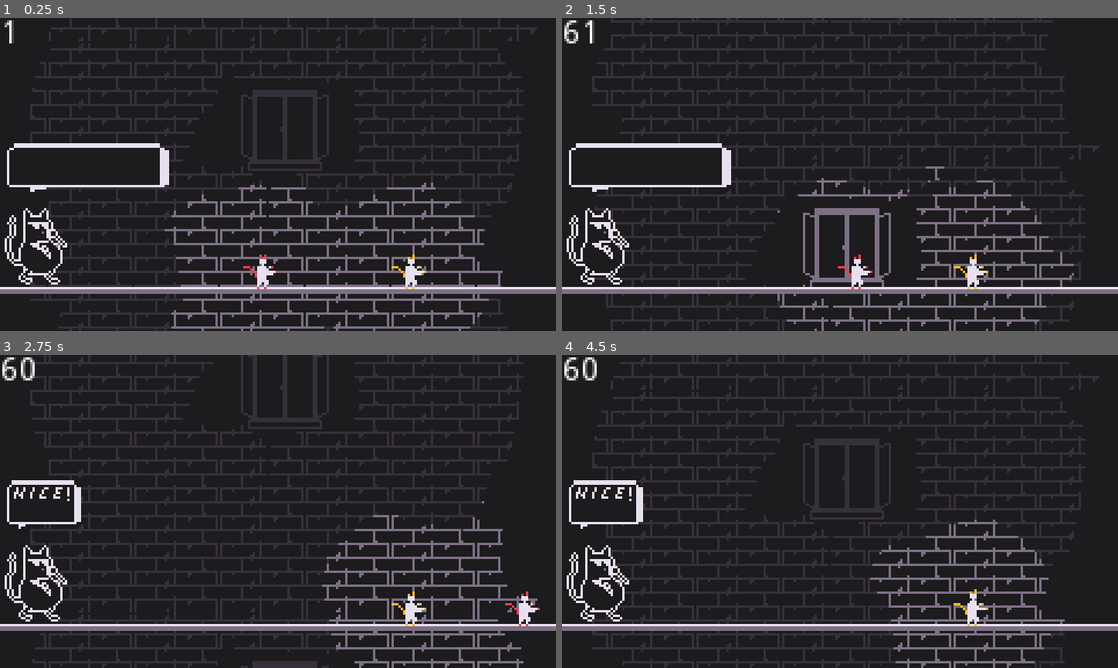
Above: before the commit, frames 1-4 (two rows, left to right).
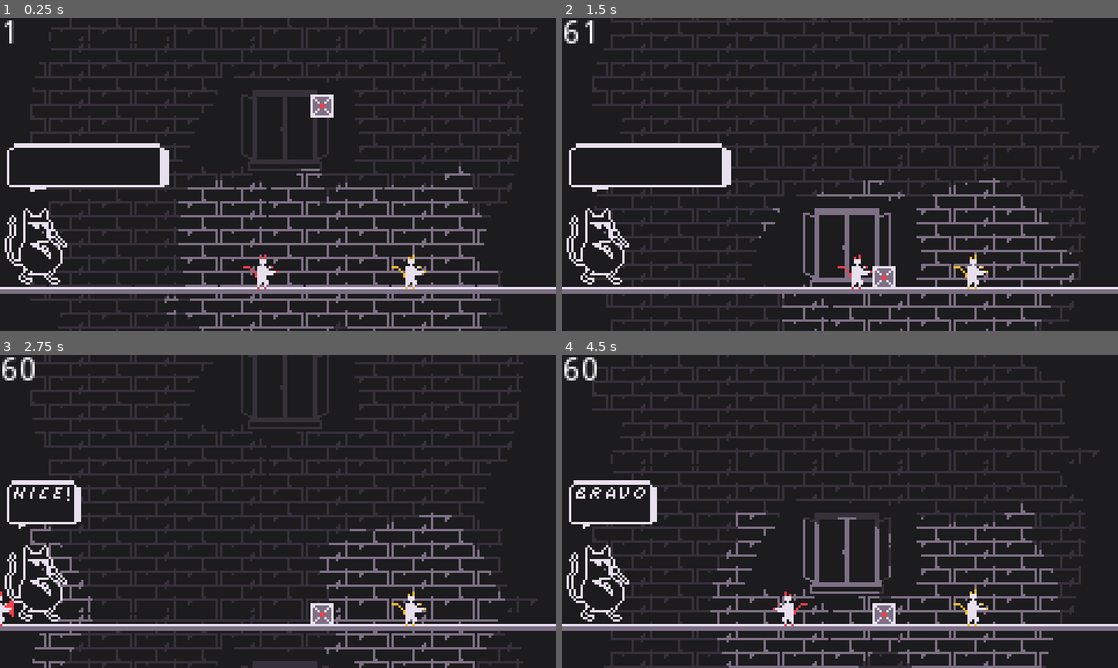
Above: after the commit, the same moments.

Repository: Daxidz/lospecjam01
Game: Godot game, scene res://src/fighter/Main.tscn
Same seed, same stepped clock (60 frames per second), same inputs: the game is played once before the commit and once after it.
Inputs:
- Up to frame 1 (0.25 s): no input
- Up to frame 2 (1.5 s): tap Enter (ui_accept) at 0.5, 0.77 s; hold Y (change_player) 0.53-1.28 s; hold D (ui_right) from 0.53 s (still down); tap Y (change_player) at 1.35 s
- Up to frame 3 (2.75 s): tap Enter (ui_accept) at 1.52 s; release D (ui_right) at 2.03 s; hold A (ui_left) from 2.03 s (still down); hold Y (change_player) from 2.03 s (still down)
- Up to frame 4 (4.5 s): release A (ui_left) at 2.78 s; release Y (change_player) at 2.78 s; hold D (ui_right) 2.78-4.28 s; tap Y (change_player) at 2.85, 4.35 s; tap Enter (ui_accept) at 3.02, 3.77 s; hold Y (change_player) 3.53-4.28 s; hold A (ui_left) from 4.28 s (still down)

The runs differ from the first frame. In frame 1, 1.2% of the frame differs, in the area x 29-91%, y 24-100%; in frame 2, 0.6%; in frame 3, 1.9%; in frame 4, 32%, in the area x 2-97%, y 0-100%.

Commit message:
Box and arrows lel

Diff:
--- a/src/fighter/Fighter.gd
+++ b/src/fighter/Fighter.gd
@@ -11,6 +11,7 @@
 export (int) var gravity = 1100
 var cur_gravity: int = gravity
 export (int) var knocback_speed = 50
+export (int) var hit_power = 50
 
 export (Color) var color
 
@@ -25,6 +26,8 @@
 var friction = base_friction
 export (float, 0, 1.0) var base_acceleration = 0.15
 export var coyote_time: float = 0.07
+
+export var knockback_time: float = 0.5
 
 var can_jump: bool = true
 var is_knockbacked: bool = false
@@ -45,7 +48,7 @@
 	connect("punched", get_tree().get_root().get_node("Main"), "onPunched")
 	connect("dead", get_tree().get_root().get_node("Main"), "onDead")
 
-func get_punched(enemy_pos):
+func get_punched(enemy_pos, knockback_power):
 	var punch_vec = position-enemy_pos
 #	punch_vec = Vector2(1/(punch_vec.x+0.1), 1/(punch_vec.y+0.1))
 #	if enemy_pos.x > position.x:
@@ -53,14 +56,13 @@
 #	else:
 #		velocity.x = knocback_speed
 	var y_rand = rand_range(-20, -10)
-	velocity = punch_vec * knocback_speed
+	velocity = punch_vec * knockback_power
 	velocity.y += y_rand * punch_vec.length()
 
 	print(velocity)
 #
 	is_knockbacked = true
-	friction = base_friction / 2
-	$KnockbackTimer.start()
+	$KnockbackTimer.start(knockback_time)
 	$Particles2D.emitting = true
 
 #	cur_gravity = gravity/2
@@ -138,7 +140,7 @@
 
 func _on_Hitbox_area_entered(area):
 	if area.get_parent() != self:
-		area.get_parent().get_punched(position)
+		area.get_parent().get_punched(position, hit_power)
 
 
 func _on_KnockbackTimer_timeout():
--- a/src/fighter/Fighter.tscn
+++ b/src/fighter/Fighter.tscn
@@ -14,7 +14,7 @@
 shader_param/color = Color( 0.964706, 0.247059, 0.298039, 1 )
 
 [sub_resource type="RectangleShape2D" id=3]
-extents = Vector2( 2.92751, 6.30907 )
+extents = Vector2( 2, 6 )
 
 [sub_resource type="Animation" id=4]
 length = 0.25
@@ -115,7 +115,7 @@
 extents = Vector2( 9.26507, 5.98657 )
 
 [sub_resource type="RectangleShape2D" id=18]
-extents = Vector2( 2.53138, 6.46833 )
+extents = Vector2( 3, 7 )
 
 [sub_resource type="Shader" id=19]
 resource_local_to_scene = true
@@ -144,60 +144,60 @@
 shader_param/target_col = Color( 0.215686, 0.192157, 0.231373, 1 )
 shader_param/replace_col = Color( 0.494118, 0.443137, 0.521569, 1 )
 
+[sub_resource type="AtlasTexture" id=21]
+atlas = ExtResource( 4 )
+region = Rect2( 0, 0, 96, 96 )
+
+[sub_resource type="AtlasTexture" id=22]
+atlas = ExtResource( 4 )
+region = Rect2( 96, 0, 96, 96 )
+
+[sub_resource type="AtlasTexture" id=23]
+atlas = ExtResource( 4 )
+region = Rect2( 0, 0, 96, 96 )
+
+[sub_resource type="AtlasTexture" id=24]
+atlas = ExtResource( 4 )
+region = Rect2( 96, 0, 96, 96 )
+
 [sub_resource type="AtlasTexture" id=25]
 atlas = ExtResource( 4 )
-region = Rect2( 0, 0, 96, 96 )
+region = Rect2( 192, 0, 96, 96 )
 
 [sub_resource type="AtlasTexture" id=26]
 atlas = ExtResource( 4 )
-region = Rect2( 96, 0, 96, 96 )
-
-[sub_resource type="AtlasTexture" id=28]
-atlas = ExtResource( 4 )
-region = Rect2( 0, 0, 96, 96 )
-
-[sub_resource type="AtlasTexture" id=29]
-atlas = ExtResource( 4 )
-region = Rect2( 96, 0, 96, 96 )
-
-[sub_resource type="AtlasTexture" id=30]
-atlas = ExtResource( 4 )
-region = Rect2( 192, 0, 96, 96 )
-
-[sub_resource type="AtlasTexture" id=31]
-atlas = ExtResource( 4 )
 region = Rect2( 288, 0, 96, 96 )
 
-[sub_resource type="AtlasTexture" id=32]
+[sub_resource type="AtlasTexture" id=27]
 atlas = ExtResource( 4 )
 region = Rect2( 384, 0, 96, 96 )
 
-[sub_resource type="SpriteFrames" id=27]
+[sub_resource type="SpriteFrames" id=28]
 animations = [ {
-"frames": [ SubResource( 25 ), SubResource( 26 ), SubResource( 28 ), SubResource( 29 ), SubResource( 30 ), SubResource( 31 ), SubResource( 32 ) ],
+"frames": [ SubResource( 21 ), SubResource( 22 ), SubResource( 23 ), SubResource( 24 ), SubResource( 25 ), SubResource( 26 ), SubResource( 27 ) ],
 "loop": true,
 "name": "default",
 "speed": 10.0
 } ]
 
-[sub_resource type="ShaderMaterial" id=21]
+[sub_resource type="ShaderMaterial" id=29]
 resource_local_to_scene = true
 shader = ExtResource( 3 )
 shader_param/color = Color( 0.396078, 0.0509804, 0.0509804, 1 )
 
-[sub_resource type="Curve" id=22]
+[sub_resource type="Curve" id=30]
 _data = [ Vector2( 0, 1 ), 0.0, 0.0, 0, 0, Vector2( 1, 0.229545 ), 0.0, 0.0, 0, 0 ]
 
-[sub_resource type="CurveTexture" id=23]
-curve = SubResource( 22 )
-
-[sub_resource type="ParticlesMaterial" id=24]
+[sub_resource type="CurveTexture" id=31]
+curve = SubResource( 30 )
+
+[sub_resource type="ParticlesMaterial" id=32]
 flag_disable_z = true
 gravity = Vector3( 0, -10, 0 )
 orbit_velocity = 0.0
 orbit_velocity_random = 0.0
 angle_random = 0.57
-scale_curve = SubResource( 23 )
+scale_curve = SubResource( 31 )
 
 [node name="Fighter" type="KinematicBody2D"]
 material = SubResource( 1 )
@@ -207,6 +207,7 @@
 ko_margin = 30.0
 base_friction = 0.6
 base_acceleration = 0.2
+knockback_time = 0.6
 
 [node name="Sprite" type="Sprite" parent="."]
 material = SubResource( 2 )
@@ -215,8 +216,7 @@
 hframes = 12
 
 [node name="CollisionShape2D" type="CollisionShape2D" parent="."]
-visible = false
-position = Vector2( 0.960491, 1.73498 )
+position = Vector2( 0, 2 )
 shape = SubResource( 3 )
 
 [node name="CoyoteTimer" type="Timer" parent="."]
@@ -255,11 +255,13 @@
 
 [node name="Sprite2" type="AnimatedSprite" parent="."]
 material = SubResource( 20 )
-frames = SubResource( 27 )
+position = Vector2( 2, -1 )
+frames = SubResource( 28 )
+frame = 2
 playing = true
 
 [node name="Particles2D" type="Particles2D" parent="."]
-material = SubResource( 21 )
+material = SubResource( 29 )
 position = Vector2( -1.54339, 4.20923 )
 emitting = false
 amount = 9
--- /dev/null
+++ b/src/fighter/FightersTracker.gd
@@ -0,0 +1,51 @@
+extends Node2D
+
+
+const Arrow = preload("res://src/world/Arrow.tscn")
+onready var viewport_size = get_viewport_rect().size
+
+var margin: int = 5
+
+
+
+func _ready():
+	for f in get_children():
+		var arrow = Arrow.instance()
+#		arrow.material.set_shader_param("color", f.color)
+		get_parent().get_node("OffScreenArrows").add_child(arrow)
+
+func _process(delta):
+	var i = 0
+	var a_visible = false
+	var a_position: Vector2
+	var a_rot: int
+	for f in get_children():
+		a_visible = false
+		var arrow = get_parent().get_node("OffScreenArrows").get_child(i)
+		i += 1
+		if f.position.x > viewport_size.x:
+			a_visible = true
+			a_rot = -90
+			a_position.x = viewport_size.x - margin
+			a_position.y = f.position.y
+		elif f.position.x < 0:
+			a_visible = true
+			a_rot = 90
+			a_position.x = margin
+			a_position.y = f.position.y
+		elif f.position.y < 0:
+			a_visible = true
+			a_rot = 180
+			a_position.x = f.position.x
+			a_position.y = margin
+
+		arrow.visible = a_visible
+		if a_visible:
+			arrow.rotation_degrees = a_rot
+			a_position.x = clamp(a_position.x, margin, viewport_size.x-margin)
+			a_position.y = clamp(a_position.y, margin, viewport_size.y-margin)
+
+			arrow.position = a_position
+
+			print(a_position)
+			arrow.material.set_shader_param("color", f.color)
--- a/src/fighter/Main.tscn
+++ b/src/fighter/Main.tscn
@@ -9,6 +9,8 @@
 [ext_resource path="res://src/fighter/change_col.shader" type="Shader" id=7]
 [ext_resource path="res://src/world/CameraShake.gd" type="Script" id=8]
 [ext_resource path="res://src/fighter/move.shader" type="Shader" id=9]
+[ext_resource path="res://src/world/Box.tscn" type="PackedScene" id=10]
+[ext_resource path="res://src/fighter/FightersTracker.gd" type="Script" id=11]
 
 [sub_resource type="ShaderMaterial" id=1]
 shader = ExtResource( 9 )
@@ -95,7 +97,10 @@
 wait_time = 5.0
 one_shot = true
 
+[node name="OffScreenArrows" type="Node2D" parent="."]
+
 [node name="Fighters" type="Node2D" parent="."]
+script = ExtResource( 11 )
 
 [node name="Fighter" parent="Fighters" instance=ExtResource( 1 )]
 position = Vector2( 113.005, 94.1091 )
@@ -109,7 +114,6 @@
 
 [node name="Sprite2" parent="Fighters/Fighter" index="8"]
 material = SubResource( 5 )
-frame = 6
 
 [node name="Particles2D" parent="Fighters/Fighter" index="9"]
 material = SubResource( 6 )
@@ -133,6 +137,9 @@
 "_edit_use_anchors_": false
 }
 
+[node name="Box" parent="." instance=ExtResource( 10 )]
+position = Vector2( 138.535, 24.277 )
+
 [connection signal="timeout" from="PlatformSpawner/Timer" to="PlatformSpawner" method="_on_Timer_timeout"]
 [connection signal="timeout" from="PauseTimer" to="." method="_on_PauseTimer_timeout"]
 [connection signal="timeout" from="PlatformTimer" to="." method="_on_PlatformTimer_timeout"]
--- /dev/null
+++ b/src/world/Arrow.tscn
@@ -0,0 +1,31 @@
+[gd_scene load_steps=7 format=2]
+
+[ext_resource path="res://src/fighter/change_col.shader" type="Shader" id=1]
+[ext_resource path="res://assets/img/world/arrow.png" type="Texture" id=2]
+
+[sub_resource type="ShaderMaterial" id=1]
+resource_local_to_scene = true
+shader = ExtResource( 1 )
+shader_param/color = null
+
+[sub_resource type="AtlasTexture" id=2]
+atlas = ExtResource( 2 )
+region = Rect2( 0, 0, 8, 8 )
+
+[sub_resource type="AtlasTexture" id=3]
+atlas = ExtResource( 2 )
+region = Rect2( 8, 0, 8, 8 )
+
+[sub_resource type="SpriteFrames" id=4]
+animations = [ {
+"frames": [ SubResource( 2 ), SubResource( 3 ) ],
+"loop": true,
+"name": "default",
+"speed": 5.0
+} ]
+
+[node name="Arrow" type="AnimatedSprite"]
+material = SubResource( 1 )
+rotation = 1.39626
+frames = SubResource( 4 )
+playing = true
--- /dev/null
+++ b/src/world/Box.gd
@@ -0,0 +1,33 @@
+extends KinematicBody2D
+
+
+var gravity: int = 400
+
+var velocity: Vector2
+var knockback_power: int = 50
+var hit_power: int = 100
+
+var friction: float = 0.2
+
+func get_punched(enemy_pos, knockback_power):
+	var punch_vec = position-enemy_pos
+#	punch_vec = Vector2(1/(punch_vec.x+0.1), 1/(punch_vec.y+0.1))
+#	if enemy_pos.x > position.x:
+#		velocity.x -= knocback_speed
+#	else:
+#		velocity.x = knocback_speed
+	var y_rand = rand_range(-20, -10)
+	velocity = punch_vec * knockback_power
+	velocity.y += y_rand * punch_vec.length()
+
+
+func _physics_process(delta):
+	velocity.y += gravity * delta
+	velocity = move_and_slide(velocity, Vector2.UP)
+
+
+	velocity.x = lerp(velocity.x, 0, friction)
+
+func _on_Hitbox_area_entered(area):
+	if area.get_parent() != self:
+		area.get_parent().get_punched(position, hit_power)
--- /dev/null
+++ b/src/world/Box.tscn
@@ -0,0 +1,40 @@
+[gd_scene load_steps=6 format=2]
+
+[ext_resource path="res://assets/img/world/box.png" type="Texture" id=1]
+[ext_resource path="res://src/world/Box.gd" type="Script" id=2]
+
+[sub_resource type="RectangleShape2D" id=1]
+extents = Vector2( 5, 5 )
+
+[sub_resource type="RectangleShape2D" id=2]
+extents = Vector2( 6, 6 )
+
+[sub_resource type="RectangleShape2D" id=3]
+extents = Vector2( 6, 6 )
+
+[node name="Box" type="KinematicBody2D"]
+script = ExtResource( 2 )
+
+[node name="Sprite" type="Sprite" parent="."]
+texture = ExtResource( 1 )
+
+[node name="CollisionShape2D" type="CollisionShape2D" parent="."]
+visible = false
+shape = SubResource( 1 )
+
+[node name="Hurtbox" type="Area2D" parent="."]
+collision_layer = 2
+collision_mask = 4
+
+[node name="CollisionShape2D" type="CollisionShape2D" parent="Hurtbox"]
+shape = SubResource( 2 )
+
+[node name="Hitbox" type="Area2D" parent="."]
+collision_layer = 4
+collision_mask = 2
+
+[node name="CollisionShape2D" type="CollisionShape2D" parent="Hitbox"]
+scale = Vector2( 1.1, 1.1 )
+shape = SubResource( 3 )
+
+[connection signal="area_entered" from="Hitbox" to="." method="_on_Hitbox_area_entered"]
Binary file added: assets/img/world/arrow.aseprite
Binary file added: assets/img/world/arrow.png
Not shown, added: assets/img/world/arrow.png.import
Binary file added: assets/img/world/box.aseprite
Binary file added: assets/img/world/box.png
Not shown, added: assets/img/world/box.png.import
Not shown: 1 places in src/fighter/Fighter.tscn that only renumber resources
Not shown: 1 places in src/fighter/Main.tscn that only renumber resources
